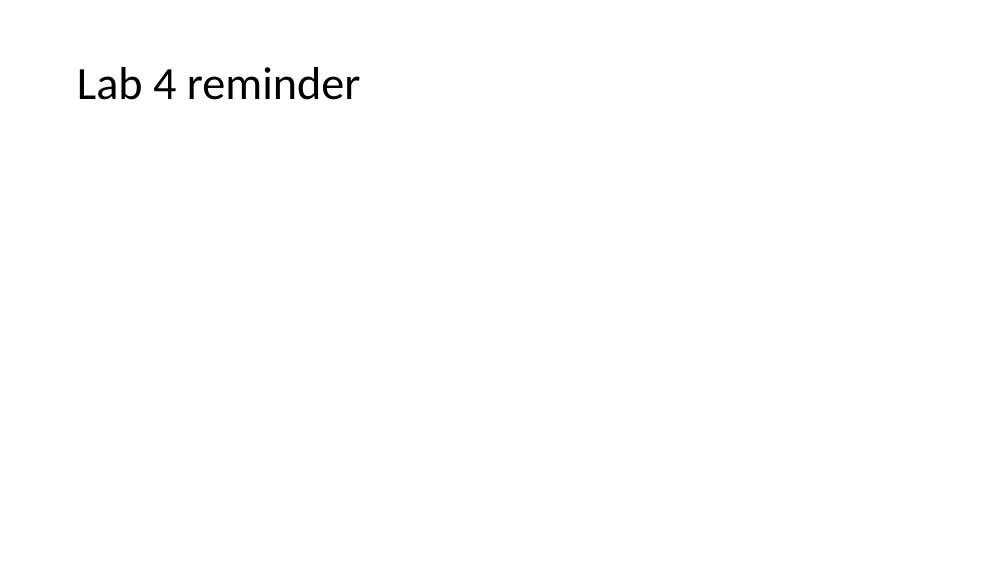
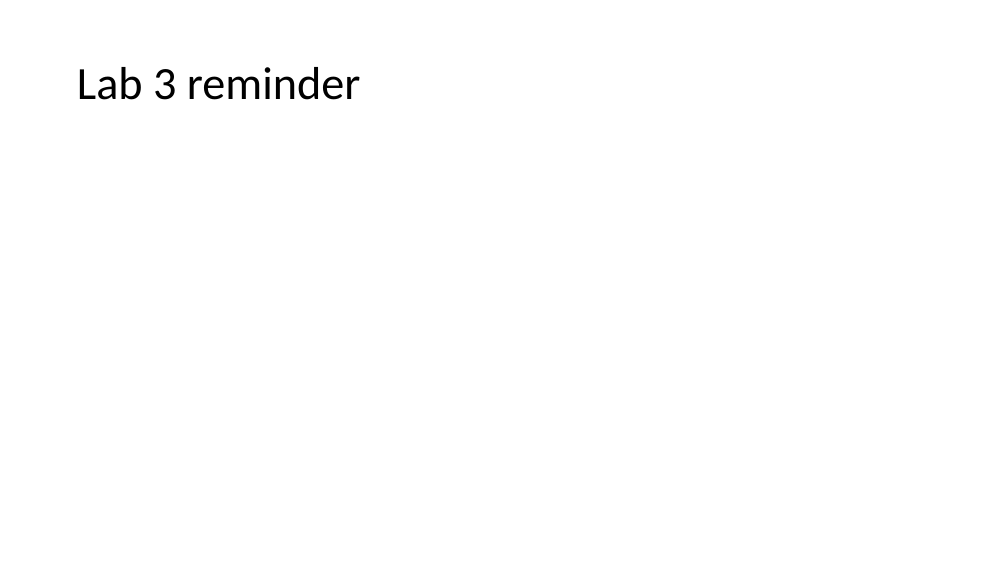
Before and after one commit to russellu/cs230, a slide deck: slide 30 of Lecture_06.pptx (slide 19 before the commit). Drawn at 1008x567 pixels with LibreOffice and Linux fonts; fonts in the diff are those of the drawing. Boxes give left, top, right and bottom in pixels: in the first picture for what was removed or moved away, otherwise in the second. Text is boxed around its words. In the diff, an @@ line names an element or a change of style, - is before the commit and + after.

```diff
--- a/Lecture_06.pptx
+++ b/Lecture_06.pptx
@@ title at box(77, 67, 360, 100): text changed @@
-Lab 4 reminder
+Lab 3 reminder
```
Also in this commit, not shown: 9 other slides changed, 12 slides added.
